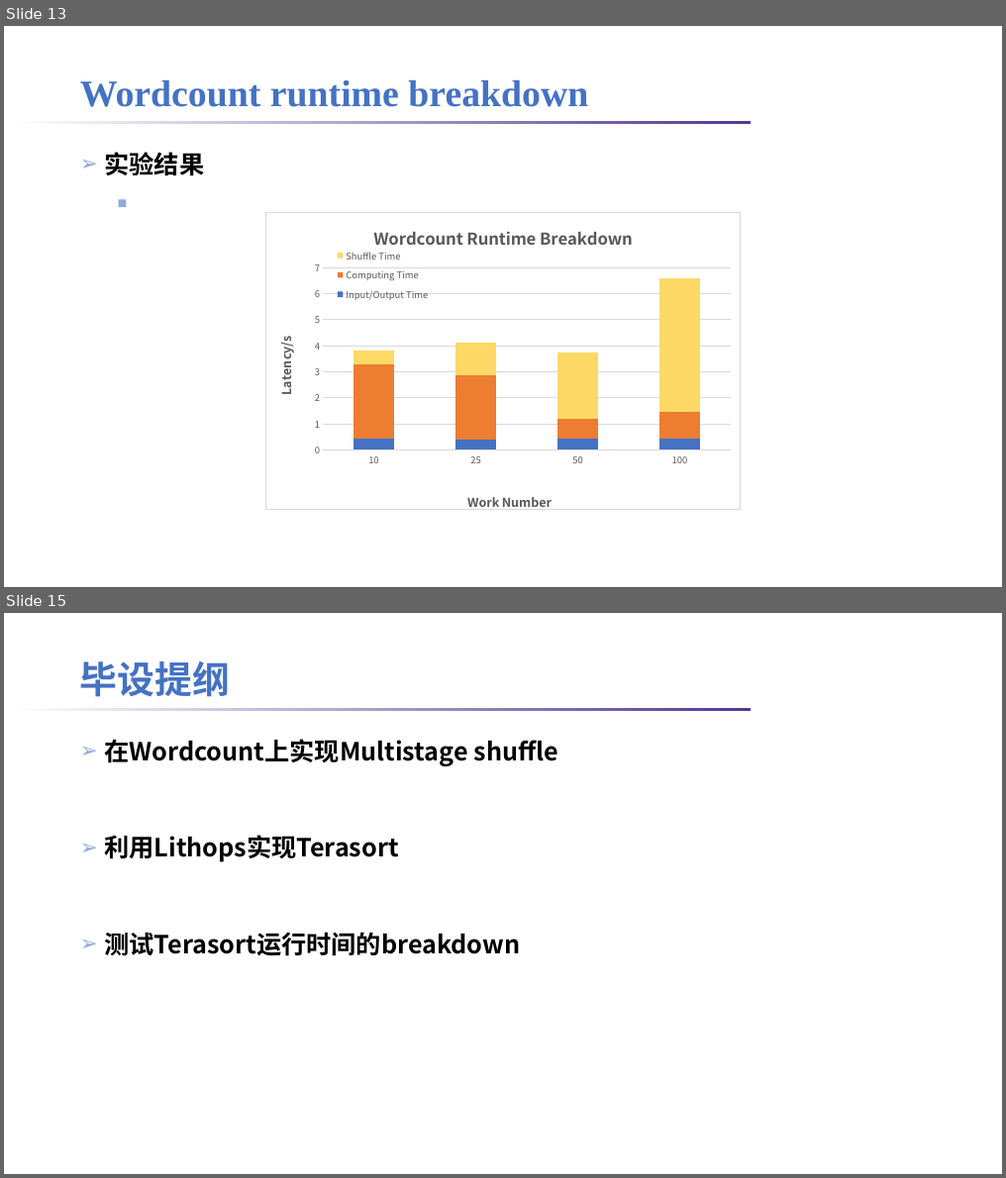
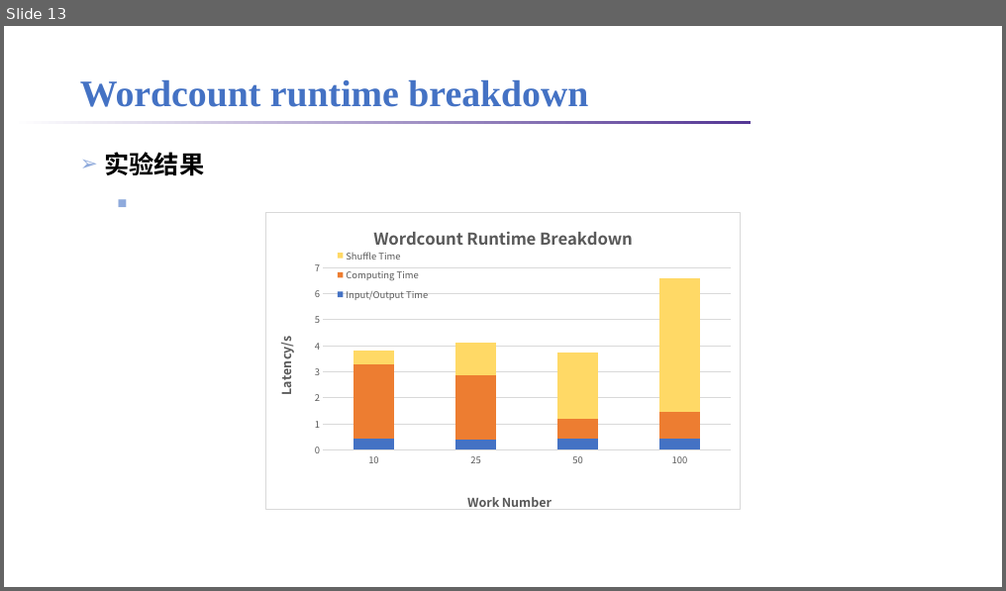
Before and after one commit to lt2000/ADSL, a slide deck: meeting/Lithops实验.pptx. Shown one above the other, each under a label of ours: slides 13 and 15 before the commit, slide 13 after it; the slides between them are not shown. The pictures are 1006x1178 and 1006x591 pixels, drawn with LibreOffice and Linux fonts; fonts in the diff are those of the drawing; background and template pictures are left out. Boxes give left, top, right and bottom in pixels: in the first picture for what was removed or moved away, otherwise in the second. Text is boxed around its words. In the diff, an @@ line names an element or a change of style, - is before the commit and + after.

```diff
--- a/meeting/Lithops实验.pptx
+++ b/meeting/Lithops实验.pptx
@@ slide 15 removed at (4,613,1002,1174), background #FFFFFF; not listed: 1 template element that a slide beside it also shows @@
@@ title removed at (80,662,230,697) @@
-毕设提纲
@@ text removed at (104,739,558,957) @@
-➢ 在Wordcount上实现Multistage shuffle
-➢ 利用Lithops实现Terasort
-➢ 测试Terasort运行时间的breakdown
```
Also in this commit, not shown: 4 slides changed, 8 other files.
